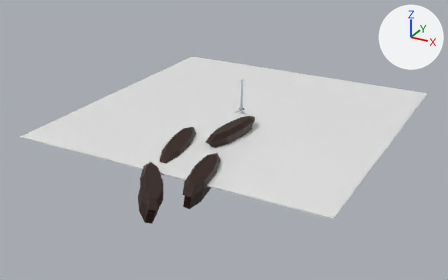
Two versions of the Blender file Blender/Feisar.blend, one commit apart.
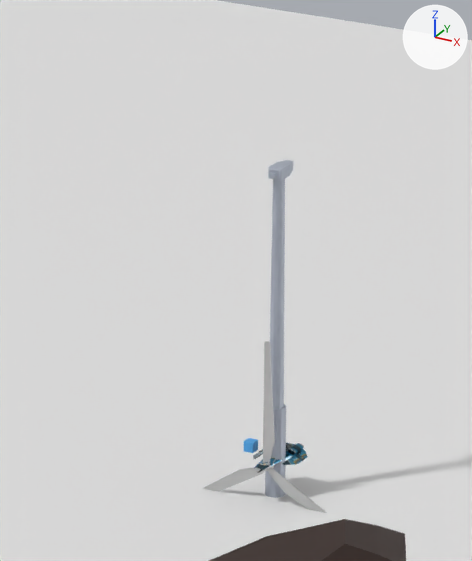
Old and new are each drawn whole from a camera (50 mm lens) standing at (451.0, -883.0, 378.0) and looking at (4.0, -70.0, -28.0) and again close up on the part from 48% to 58% of the width and 23% to 43% of the height. Arrows for +X, +Y and +Z are at upper right; the lights stay in place.

Script lines for the objects in view, before the commit:
```python
me_cylinder_001 = bpy.data.meshes.new('Cylinder.001')
me_cylinder_001.from_pydata(...)  # 108 vertices, 91 faces; spans x -1.7..1.7, y -2.4..4.0, z -6.0..53.2
me_cylinder_001.materials.append(mat_turbine)  # light grey #afb6c3
me_cylinder_004 = bpy.data.meshes.new('Cylinder.004')
me_cylinder_004.from_pydata(...)  # 88 vertices, 76 faces; spans x -19.9..20.2, y -4.2..-2.4, z 40.1..75.1
me_cylinder_004.materials.append(mat_blades)  # light grey #cccccc
me_feisar_ship = bpy.data.meshes.new('Feisar_Ship')
me_feisar_ship.from_pydata(...)  # 832 vertices, 889 faces; spans x -4.31..4.31, y -6.69..6.69, z 0.0..2.16
me_feisar_ship.materials.append(mat_orig_default)
ob_blades = bpy.data.objects.new('Blades', me_cylinder_004)
ob_blades.location = (0.0, 0.0, -52.0)
ob_feisar_ship = bpy.data.objects.new('Feisar_Ship', me_feisar_ship)
ob_feisar_ship.location = (0.0, 0.0, 0.0)
ob_turbine = bpy.data.objects.new('Turbine', me_cylinder_001)
ob_turbine.location = (0.0, 0.0, 0.0)
# also in view: 'Ground' at (0.0, 0.0, -7.0); 'Rock' at (32.0, -93.0, -5.0)
```
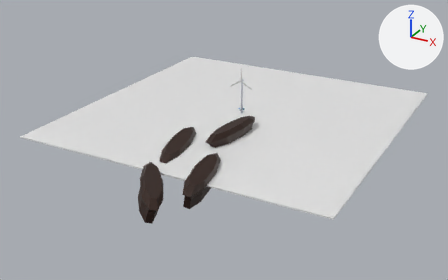
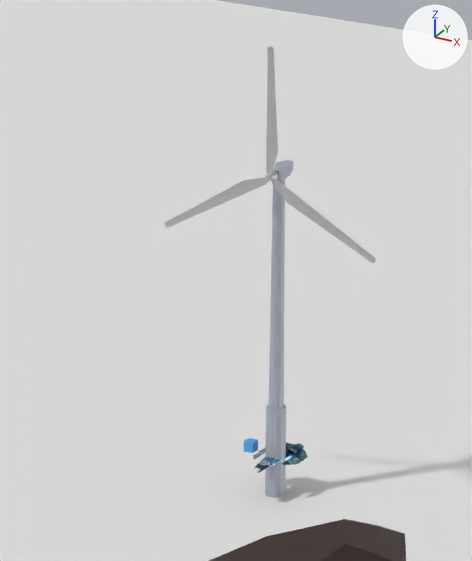
Location of each change, (x1, y1, x2, y2) in pixels of the close-ups (472 x 561 px):
'Blades', moved
    before: (202, 341, 327, 513)
    after: (164, 47, 376, 263)

Patch to the scene script:
```diff
--- a/Blender/Feisar.blend.py
+++ b/Blender/Feisar.blend.py
@@ me_cylinder_004 @@
 me_cylinder_004.from_pydata(...)  # 88 vertices, 76 faces; spans x -19.9..20.2, y -4.2..-2.4, z 40.1..75.1
 # used by ob_blades; location = (0.0, 0.0, -52.0)
+# me_cylinder_004 part 1: the whole mesh is moved by (0.0, 0.0, -52.0)
 me_cylinder_004.materials.append(mat_blades)
@@ ob_blades @@
 ob_blades = bpy.data.objects.new('Blades', me_cylinder_004)
-ob_blades.location = (0.0, 0.0, -52.0)
+ob_blades.location = (0.0, 0.0, 52.0)
```
